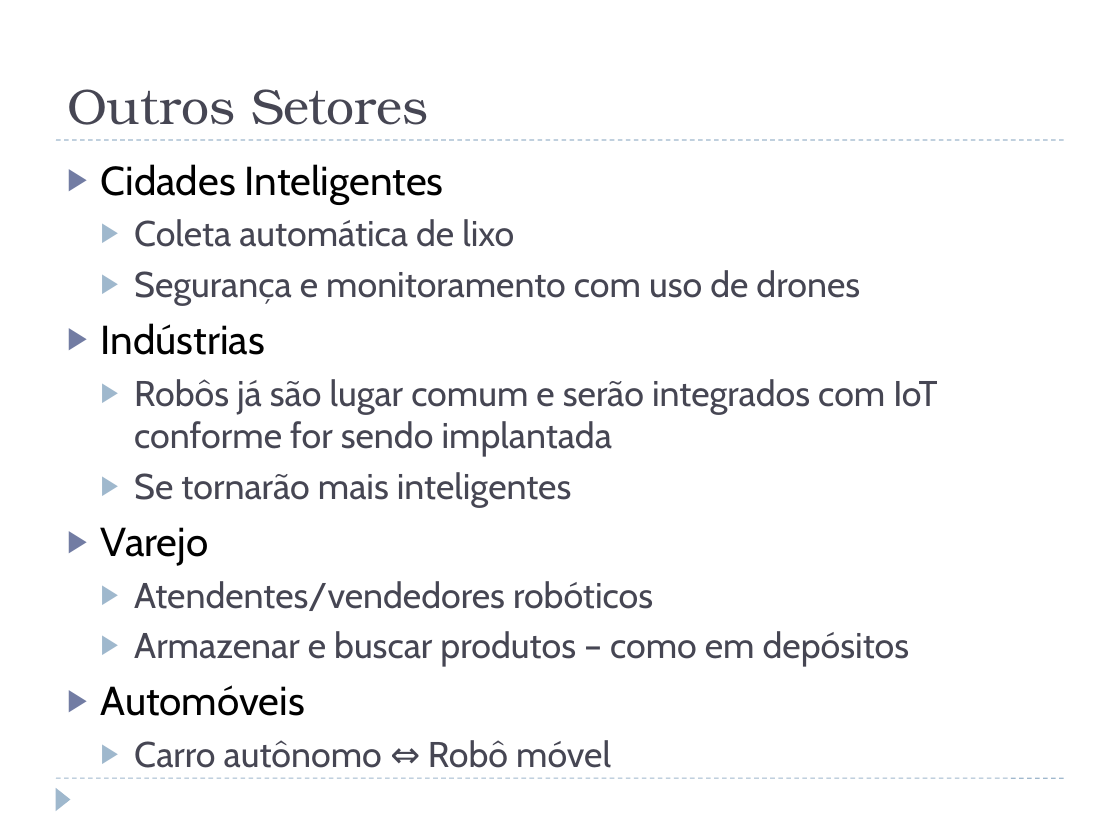
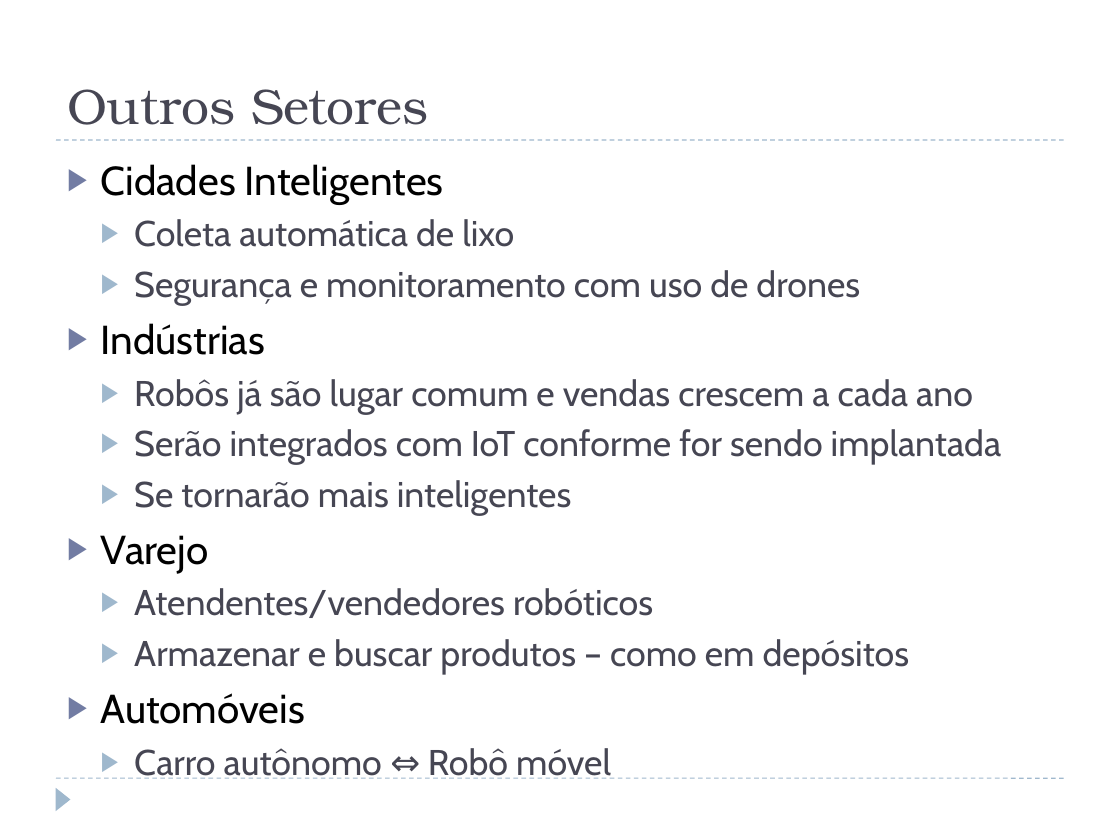
Before and after one commit to phaffonso/mo809-pedro, a slide deck: slide 16 of Internet das Coisas (IoT) e Robótica.pptx (slide 14 before the commit). Drawn at 1120x840 pixels with LibreOffice and Linux fonts; fonts in the diff are those of the drawing. Boxes give left, top, right and bottom in pixels: in the first picture for what was removed or moved away, otherwise in the second. Text is boxed around its words. In the diff, an @@ line names an element or a change of style, - is before the commit and + after.

```diff
--- a/Internet das Coisas (IoT) e Robótica.pptx
+++ b/Internet das Coisas (IoT) e Robótica.pptx
@@ text at bbox=[134, 379, 1001, 464]: text changed @@
-  ▶ Robôs já são lugar comum e serão integrados com IoT conforme for sendo implantada
+  ▶ Robôs já são lugar comum e vendas crescem a cada ano
+  ▶ Serão integrados com IoT conforme for sendo implantada
```
Also in this commit, not shown: 4 slides added, 2 slides removed, 1 other file.
